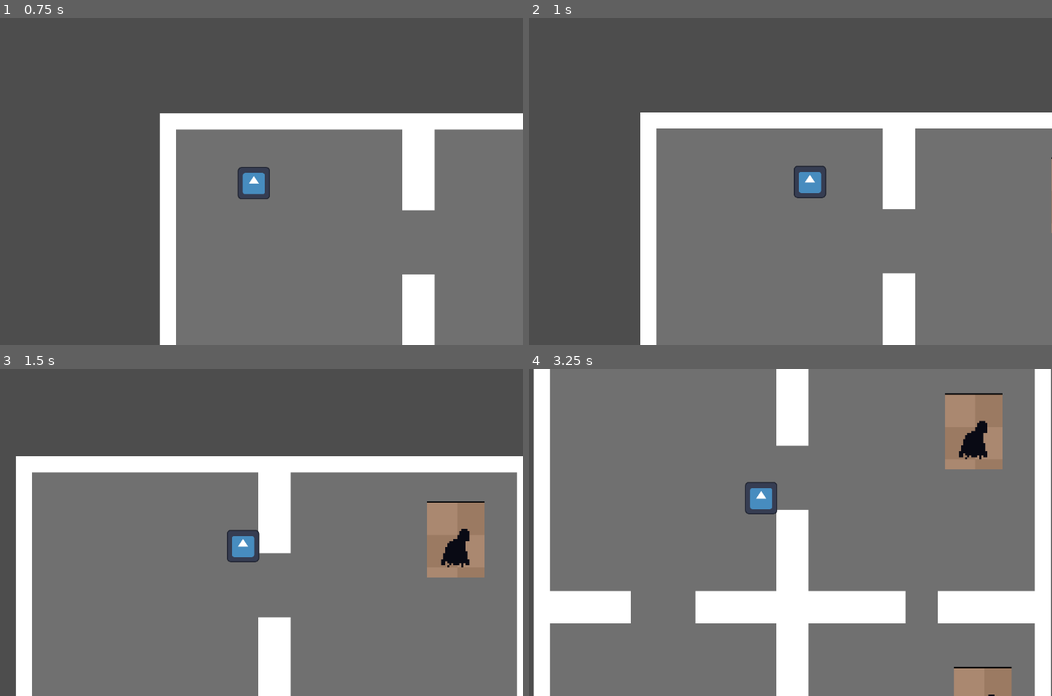
Above: before the commit, frames 1-4 (two rows, left to right).
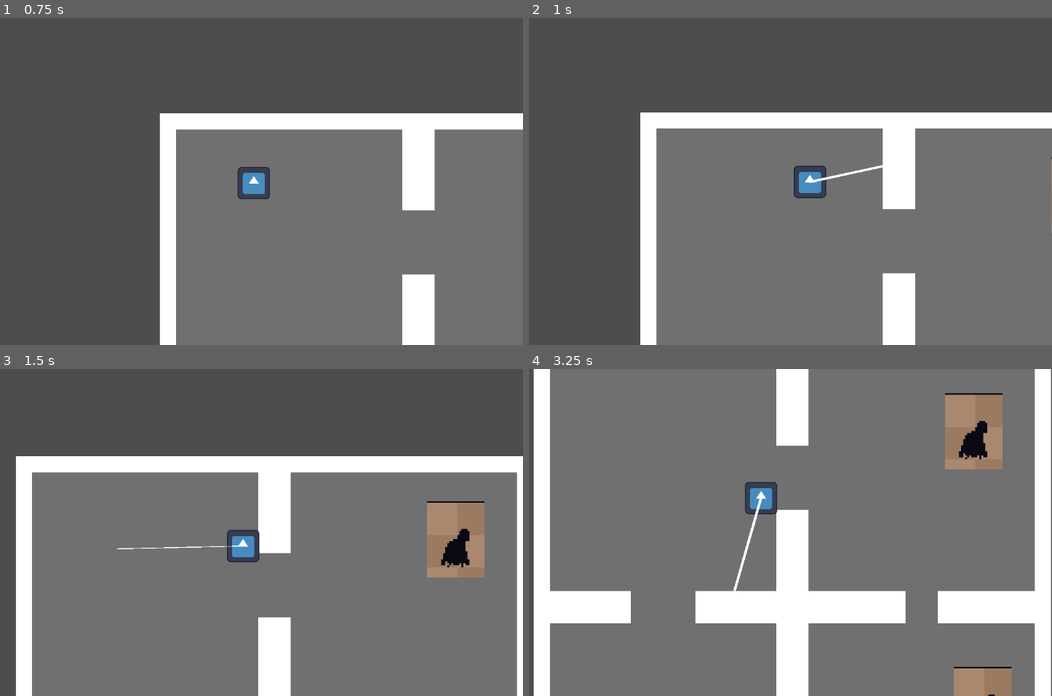
Above: after the commit, the same moments.

Repository: vyxul/Shadow-Eclipse
Game: Godot game, scene res://GameFiles/Scenes/Levels/Prison/PrisonLevel.tscn
Two runs of this game, one before a commit and one after it. Both use one fixed random seed, a clock stepped at 60 frames per second and the inputs below. The engine's default icon, where the game draws it, is replaced by a stand-in: a white triangle on a blue panel in a dark square.
Inputs (mouse positions are in pixels of both pictures, inside the frame that each line leads up to):
- Up to frame 1 (0.75 s): move the mouse to (360, 165) at 0.52 s; hold D (right) from 0.53 s (still down); hold Shift (shift) from 0.53 s (still down)
- Up to frame 2 (1 s): keep holding D (right); keep holding Shift (shift); tap R (r, bound only after the commit) at 0.8 s
- Up to frame 3 (1.5 s): move the mouse to (115, 548) at 1.27 s; release D (right) at 1.28 s; release Shift (shift) at 1.28 s; hold S (down) from 1.28 s (still down); tap R (r, bound only after the commit) at 1.35 s
- Up to frame 4 (3.25 s): tap Shift (shift) at 1.55, 2.85 s; move the mouse to (816, 460) at 2.02 s; release S (down) at 2.03 s; hold D (right) 2.03-2.78 s; click (816, 460) at 2.1 s; tap R (r, bound only after the commit) at 2.3 s; move the mouse to (732, 597) at 2.77 s; hold W (up) from 2.78 s (still down)

Frame 1 is identical in both runs. In frame 2, 0.1% of the frame differs, in the area x 53-68%, y 44-51%; in frame 3, less than 0.1%; in frame 4, 0.2%, in the area x 39-45%, y 39-68%.

Commit message:
Added a player recruit laser using raycast

Diff:
--- a/GameFiles/Game Objects/Characters/Player/player.tscn
+++ b/GameFiles/Game Objects/Characters/Player/player.tscn
@@ -1,8 +1,9 @@
-[gd_scene load_steps=5 format=3 uid="uid://cf2x6amj6vpyd"]
+[gd_scene load_steps=6 format=3 uid="uid://cf2x6amj6vpyd"]
 
 [ext_resource type="Script" path="res://GameFiles/Game Objects/Characters/Player/player.gd" id="1_n8ck6"]
 [ext_resource type="Texture2D" uid="uid://dl7m55vsr4oun" path="res://icon.svg" id="1_w7cit"]
 [ext_resource type="PackedScene" uid="uid://c41nwnahfi0b8" path="res://GameFiles/Game Objects/Characters/Player/player_melee_controller.tscn" id="3_k76rs"]
+[ext_resource type="PackedScene" uid="uid://kvvxb48po0s8" path="res://GameFiles/Game Objects/Characters/Player/player_recruit_controller.tscn" id="4_ve0m4"]
 
 [sub_resource type="CapsuleShape2D" id="CapsuleShape2D_5t6u5"]
 radius = 60.0
@@ -23,3 +24,6 @@
 shape = SubResource("CapsuleShape2D_5t6u5")
 
 [node name="PlayerMeleeController" parent="." instance=ExtResource("3_k76rs")]
+
+[node name="PlayerRecruitController" parent="." node_paths=PackedStringArray("player") instance=ExtResource("4_ve0m4")]
+player = NodePath("..")
--- /dev/null
+++ b/GameFiles/Game Objects/Characters/Player/player_recruit_controller.gd
@@ -0,0 +1,31 @@
+extends Node2D
+
+@onready var player_recruitment: RayCast2D = $PlayerRecruitLaser
+
+@export var player: CharacterBody2D
+@export var laser_range: float = 500
+
+var is_casting: bool = false
+
+
+func _ready():
+	set_physics_process(false)
+	player_recruitment.line_2d.points[1] = Vector2.ZERO
+
+
+func _process(delta):
+	if Input.is_action_just_pressed("r"):
+		set_is_casting(!is_casting)
+
+	#player_recruitment.position = player.get_weapon_origin()
+	var target_direction = (get_global_mouse_position() - player.global_position).normalized()
+	player_recruitment.target_position = target_direction * laser_range
+
+
+func set_is_casting(cast: bool) -> void:
+	is_casting = cast
+
+	if is_casting:
+		player_recruitment.appear()
+	else:
+		player_recruitment.disappear()
--- /dev/null
+++ b/GameFiles/Game Objects/Characters/Player/player_recruit_controller.tscn
@@ -0,0 +1,9 @@
+[gd_scene load_steps=3 format=3 uid="uid://kvvxb48po0s8"]
+
+[ext_resource type="Script" path="res://GameFiles/Game Objects/Characters/Player/player_recruit_controller.gd" id="1_5g25i"]
+[ext_resource type="PackedScene" uid="uid://bo8ow2p1eue1i" path="res://GameFiles/Game Objects/Characters/Player/player_recruit_laser.tscn" id="2_l2fld"]
+
+[node name="PlayerRecruitController" type="Node2D"]
+script = ExtResource("1_5g25i")
+
+[node name="PlayerRecruitLaser" parent="." instance=ExtResource("2_l2fld")]
--- /dev/null
+++ b/GameFiles/Game Objects/Characters/Player/player_recruit_laser.gd
@@ -0,0 +1,25 @@
+extends RayCast2D
+
+@onready var line_2d = $Line2D
+
+
+func _physics_process(delta):
+	var cast_point = target_position
+	force_raycast_update()
+
+	if is_colliding():
+		cast_point = to_local(get_collision_point())
+
+	line_2d.points[1] = cast_point
+
+
+func appear():
+	var tween = create_tween()
+	#tween.tween_property(line_2d, "width",  0,  0)
+	tween.tween_property(line_2d, "width", 10, .2)
+
+
+func disappear():
+	var tween = create_tween()
+	#tween.tween_property(line_2d, "width", 10,  0)
+	tween.tween_property(line_2d, "width",  0, .2)
--- /dev/null
+++ b/GameFiles/Game Objects/Characters/Player/player_recruit_laser.tscn
@@ -0,0 +1,13 @@
+[gd_scene load_steps=2 format=3 uid="uid://bo8ow2p1eue1i"]
+
+[ext_resource type="Script" path="res://GameFiles/Game Objects/Characters/Player/player_recruit_laser.gd" id="1_bqyua"]
+
+[node name="PlayerRecruitLaser" type="RayCast2D"]
+target_position = Vector2(200, 0)
+collision_mask = 5
+collide_with_areas = true
+script = ExtResource("1_bqyua")
+
+[node name="Line2D" type="Line2D" parent="."]
+points = PackedVector2Array(0, 0, 200, 0)
+width = 0.0
--- a/project.godot
+++ b/project.godot
@@ -53,6 +53,16 @@
 "events": [Object(InputEventMouseButton,"resource_local_to_scene":false,"resource_name":"","device":-1,"window_id":0,"a …(257 unchanged characters)…
 ]
 }
+right_click={
+"deadzone": 0.5,
+"events": [Object(InputEventMouseButton,"resource_local_to_scene":false,"resource_name":"","device":-1,"window_id":0,"alt_pressed":false,"shift_pressed":false,"ctrl_pressed":false,"meta_pressed":false,"button_mask":2,"position":Vector2(275, 6),"global_position":Vector2(279, 47),"factor":1.0,"button_index":2,"canceled":false,"pressed":true,"double_click":false,"script":null)
+]
+}
+r={
+"deadzone": 0.5,
+"events": [Object(InputEventKey,"resource_local_to_scene":false,"resource_name":"","device":-1,"window_id":0,"alt_pressed":false,"shift_pressed":false,"ctrl_pressed":false,"meta_pressed":false,"pressed":false,"keycode":0,"physical_keycode":82,"key_label":0,"unicode":114,"echo":false,"script":null)
+]
+}
 
 [layer_names]
 
